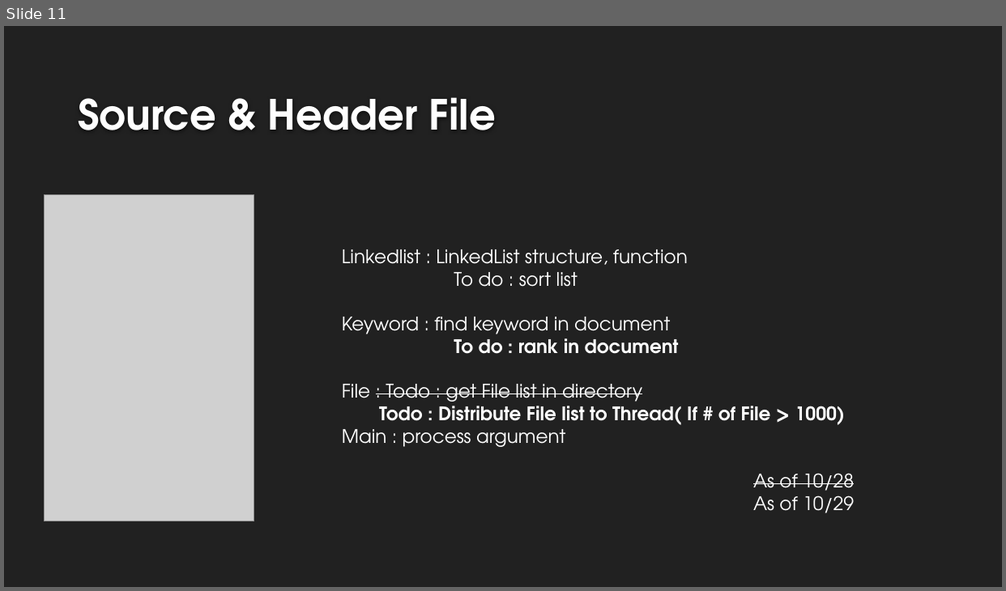
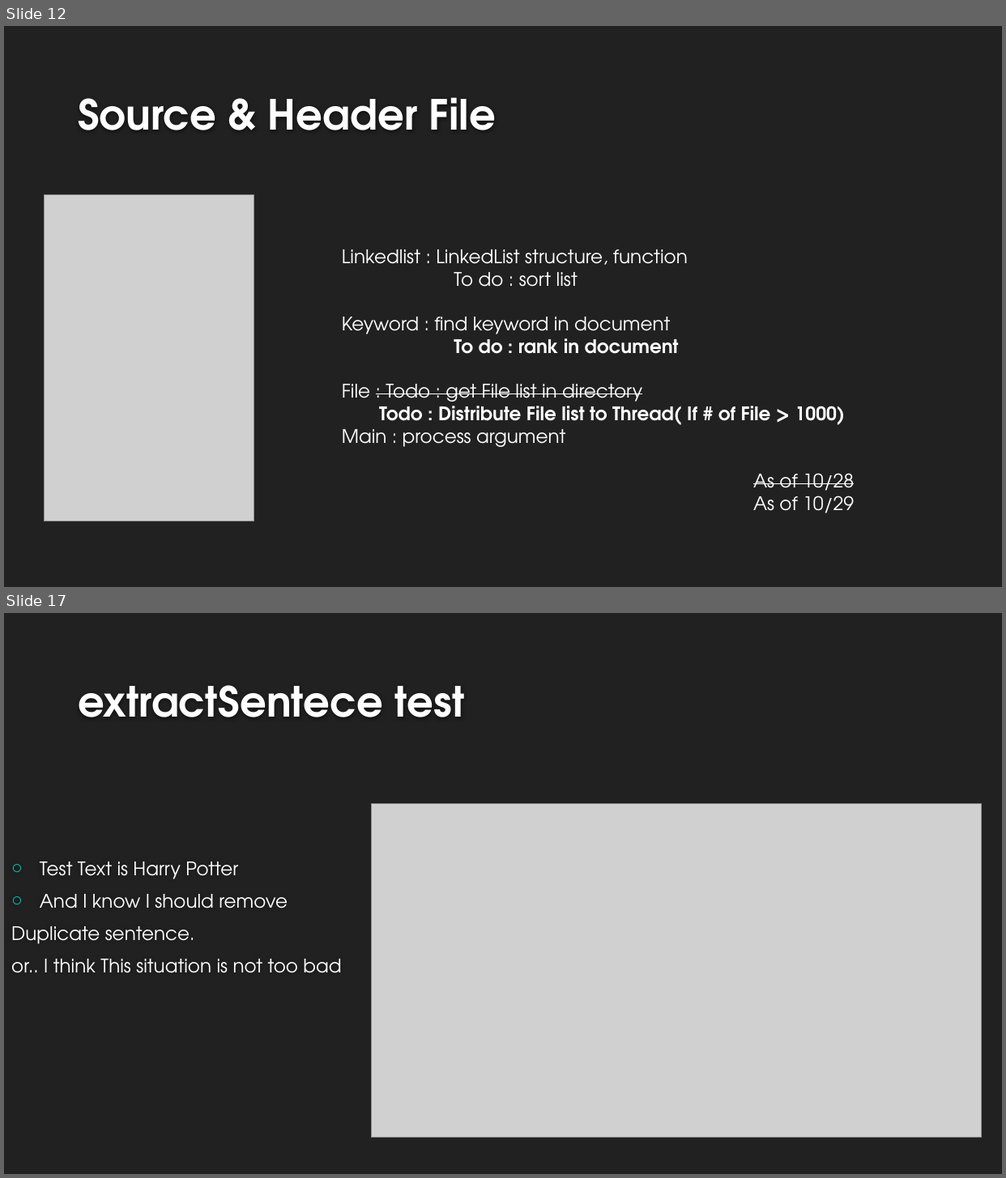
Before and after one commit to makerdark98/swprogramming, a slide deck: SW presentation.pptx. Shown one above the other, each under a label of ours: slide 11 before the commit, slides 12 and 17 after it; the slides between them are not shown. The pictures are 1006x591 and 1006x1178 pixels, drawn with LibreOffice and Linux fonts; fonts in the diff are those of the drawing; grey boxes stand for pictures; background and template pictures are left out. Boxes give left, top, right and bottom in pixels: in the first picture for what was removed or moved away, otherwise in the second. Text is boxed around its words. In the diff, an @@ line names an element or a change of style, - is before the commit and + after.

Commit message:
Test extractSentence Make Presentation data

```diff
--- a/SW presentation.pptx
+++ b/SW presentation.pptx
@@ slide 17 added at (4, 613, 1002, 1174), background #212121 @@
@@ title added at (78, 685, 465, 717), 40 pt, text #FEFEFE, bold @@
+extractSentece test
@@ picture added at (372, 804, 982, 1138) @@
@@ text added at (11, 862, 341, 973), 18 pt, text #FFFFFF @@
+○ Test Text is Harry Potter
+○ And I know I should remove
+Duplicate sentence.
+or.. I think This situation is not too bad
@@ what was slide 11 is now slide 12 @@
```
Also in this commit, not shown: 2 slides changed, 7 other slides added, 7 other files.
